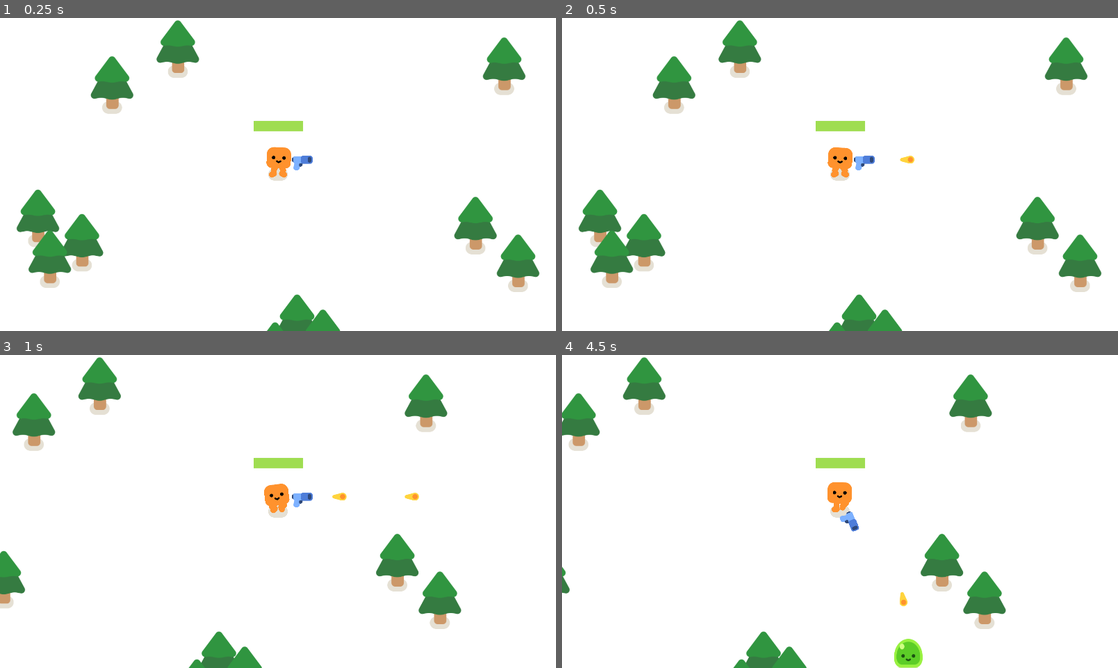
Above: before the commit, frames 1-4 (two rows, left to right).
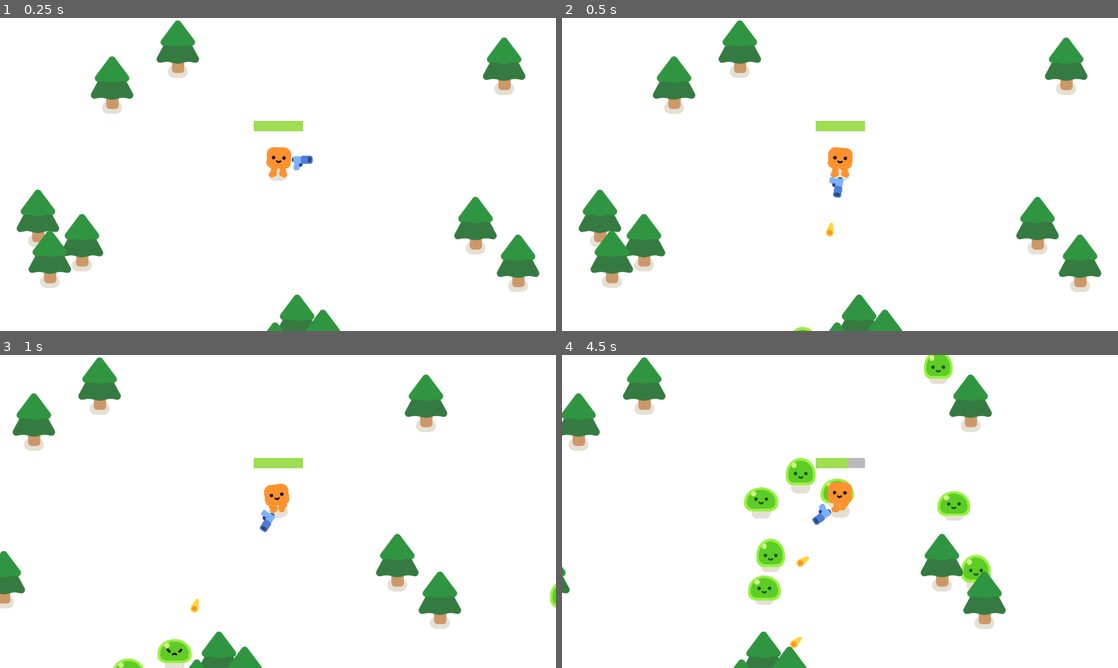
Above: after the commit, the same moments.

Repository: gdquest-demos/getting-started-with-godot-4
Game: Godot game, scene res://survivors_game.tscn
Same seed, same stepped clock (60 frames per second), same inputs: the game is played once before the commit and once after it.
Inputs:
- Up to frame 1 (0.25 s): no input
- Up to frame 2 (0.5 s): no input
- Up to frame 3 (1 s): hold D (move_right) from 0.53 s (still down)
- Up to frame 4 (4.5 s): release D (move_right) at 1.28 s; hold S (move_back) 1.28-2.03 s; hold D (move_right) 2.03-2.78 s; hold W (move_forward) 2.78-3.53 s; hold A (move_left) from 3.53 s (still down)

Frame 1 is identical in both runs. In frame 2, 0.4% of the frame differs, in the area x 41-64%, y 44-100%; in frame 3, 1.0%; in frame 4, 4.1%, in the area x 32-78%, y 0-100%.

Commit message:
Reduce timer timeout
Otherwise, it takes too long to demonstrate losing health.
The game also seems immediately more fun imho

Diff:
--- a/2d-project-completed/survivors_game.tscn
+++ b/2d-project-completed/survivors_game.tscn
@@ -15,6 +15,7 @@
 script = ExtResource("1_qclsr")
 
 [node name="Timer" type="Timer" parent="."]
+wait_time = 0.3
 autostart = true
 
 [node name="Player" parent="." instance=ExtResource("2_a7q7f")]
